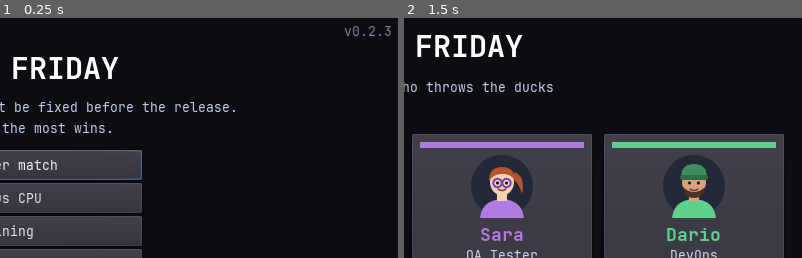
Above: before the commit, frames 1-2 (left to right).
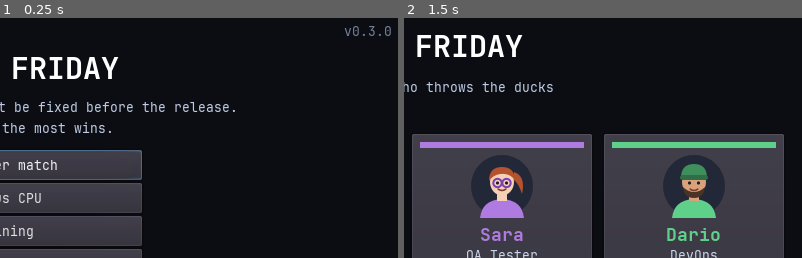
Above: after the commit, the same moments.

Repository: NormalCrazy000/pg_raspberry
Game: Godot game, scene res://scenes/boot.tscn
The game is run twice, just before and just after one commit, with the same random seed, the same clock (stepped at 60 frames per second) and the same inputs.
Inputs:
- Up to frame 1 (0.25 s): no input
- Up to frame 2 (1.5 s): click "2-player match" at 0.5 s; click "Giulia" at 1.25 s
The pictures show only the part of the screen within x 50-100%, y 1-51%; the shares and areas given below are measured in that part.

The runs differ from the first frame. In frame 1, less than 0.1% of the frame differs, in the area x 92-99%, y 3-8%; in frame 2, nothing differs.

Commit message:
Versione 0.3.0
Co-Authored-By: Claude Opus 5.5 <noreply@anthropic.com>

Diff:
--- a/project.godot
+++ b/project.godot
@@ -15,7 +15,7 @@
 config/use_custom_user_dir=true
 config/custom_user_dir_name="hotfix_friday"
 config/icon="res://icon.png"
-config/version="0.2.3"
+config/version="0.3.0"
 
 [autoload]
 
Not shown, changed: CHANGELOG.md
